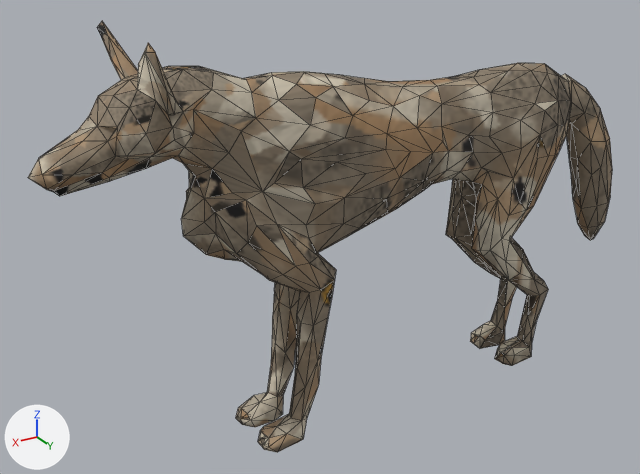
What one commit did to the glTF model assets_src/canids/wolf_alert_lod1.glb.
One viewpoint serves both versions: a 50 mm camera at (0.868, 1.192, 0.954) aimed at (0.129, -0.04, 0.338). The axes (+X, +Y, +Z) are drawn at lower left. The lights are the same throughout. The first picture is the older version. Mesh edges are drawn as thin lines. Where no turn or scale is listed for an object, it has been applied to the vertices. Vertices at exactly the same position are counted once.

Objects in the first picture: 'wolf_alert_lod1_mesh'.
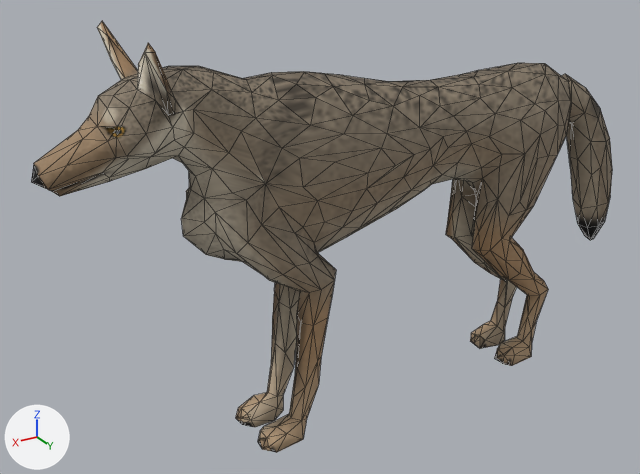
What the commit changed:
me_wolf_alert_lod1_mesh is used by ob_wolf_alert_lod1_mesh; location (0.0, 0.0, 0.0).
me_wolf_alert_lod1_mesh had 652 vertices, 1300 faces and spanned x -0.542..0.62, y -0.102..0.102, z 0.0..0.734.
me_wolf_alert_lod1_mesh now has 652 vertices, 1300 faces and spans x -0.542..0.616, y -0.102..0.102, z 0.0..0.734.
me_wolf_alert_lod1_mesh part 1: 16 vertices moved from x -0.232..0.288, y -0.075..0.07, z 0.308..0.573 to x -0.22..0.291, y -0.074..0.074, z 0.308..0.576; 70 vertices removed from x -0.341..0.335, y -0.074..0.075, z 0.323..0.604; 72 vertices added at x -0.337..0.337, y -0.075..0.074, z 0.322..0.605.
me_wolf_alert_lod1_mesh part 2: 1 vertex moved from x 0.538, y -0.033, z 0.557 to x 0.572, y -0.029, z 0.548; 10 vertices removed from x 0.506..0.62, y -0.023..0.04, z 0.529..0.595; 10 vertices added at x 0.506..0.616, y -0.035..0.039, z 0.528..0.597.
me_wolf_alert_lod1_mesh part 3: 4 vertices moved from x 0.218..0.299, y -0.065..0.05, z 0.0..0.016 to x 0.217..0.3, y -0.066..0.051, z 0.0..0.015; 4 vertices removed from x 0.28..0.293, y 0.045..0.067, z 0.002..0.031; 3 vertices added at x 0.281..0.291, y 0.044..0.068, z 0.0..0.03.
me_wolf_alert_lod1_mesh part 4: 2 vertices removed from x -0.267..-0.253, y 0.036..0.039, z 0.017..0.026; 1 vertex added at x -0.258, y 0.039, z 0.022.
me_wolf_alert_lod1_mesh part 5: 988 kept faces spanning x -0.542..0.591, y -0.102..0.102, z 0.0..0.734 get new texture (UV) coordinates.

Location of each change, (x1, y1, x2, y2) in pixels of the pictures (640 x 474 px; the box of a moved part takes in the faces that stretch with it):
'wolf_alert_lod1_mesh', reshaped
    before: (28, 21, 612, 452)
    after: (31, 21, 612, 452)
part 1 of me_wolf_alert_lod1_mesh, moved or reshaped
    both: (213, 63, 567, 266)
part 2 of me_wolf_alert_lod1_mesh, moved or reshaped
    before: (28, 126, 128, 191)
    after: (31, 126, 128, 194)
part 3 of me_wolf_alert_lod1_mesh, moved or reshaped
    both: (258, 397, 302, 452)
part 4 of me_wolf_alert_lod1_mesh, moved or reshaped
    both: (497, 348, 511, 358)
part 5 of me_wolf_alert_lod1_mesh, surface changed
    both: (53, 21, 611, 446)
